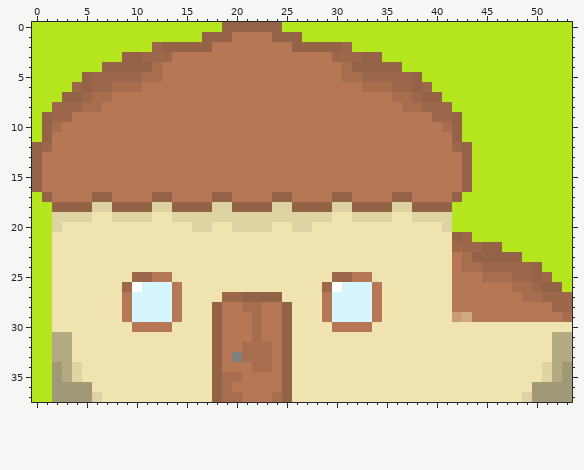
Two states of a pixel-art sprite, villa.png. The first picture shows the starting point.
The file is 54x38 pixels. Colours within 5 levels of each other are drawn and written as one.
And afterwards:
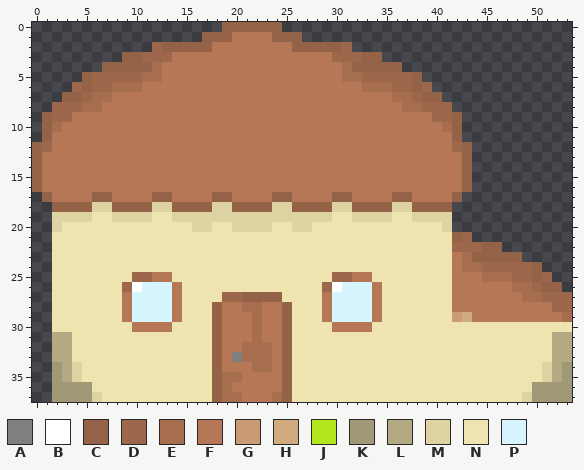
Palette (. is transparent): A #7f7f7f  B #ffffff  C #946246  D #9c674a  E #a66d4f  F #b57755  G #c99c74  H #d0ab80  J #b5e61d  K #a19976  L #b3aa83  M #ded4a3  N #efe4b0  P #d6f5ff
Diff:
@@ x 0..53 @@
- 0 JJJJJJJJJJJJJJJJJJJCCCCCCJJJJJJJJJJJJJJJJJJJJJJJJJJJJJ
- 1 JJJJJJJJJJJJJJJJJCCCFFFFCCCJJJJJJJJJJJJJJJJJJJJJJJJJJJ
- 2 JJJJJJJJJJJJDCCCCCFFFFFFFFCCCCCDJJJJJJJJJJJJJJJJJJJJJJ
- 3 JJJJJJJJJCCDDDFFFFFFFFFFFFFFFFDDDCCJJJJJJJJJJJJJJJJJJJ
- 4 JJJJJJJCCCCCEFFFFFFFFFFFFFFFFFFECCCCCJJJJJJJJJJJJJJJJJ
- 5 JJJJJCDDDDDEEFFFFFFFFFFFFFFFFFFEEDDDDDCJJJJJJJJJJJJJJJ
- 6 JJJJDCDDEEEFFFFFFFFFFFFFFFFFFFFFFEEEDDCDJJJJJJJJJJJJJJ
- 7 JJJCCDEEFFFFFFFFFFFFFFFFFFFFFFFFFFFFEEDCCJJJJJJJJJJJJJ
- 8 JJDDDEEFFFFFFFFFFFFFFFFFFFFFFFFFFFFFFEEDDDJJJJJJJJJJJJ
- 9 JCDDFFFFFFFFFFFFFFFFFFFFFFFFFFFFFFFFFFFFDDCJJJJJJJJJJJ
-10 JCEFFFFFFFFFFFFFFFFFFFFFFFFFFFFFFFFFFFFFFECJJJJJJJJJJJ
-11 JCFFFFFFFFFFFFFFFFFFFFFFFFFFFFFFFFFFFFFFFFCJJJJJJJJJJJ
-12 CDFFFFFFFFFFFFFFFFFFFFFFFFFFFFFFFFFFFFFFFFDCJJJJJJJJJJ
-13 CFFFFFFFFFFFFFFFFFFFFFFFFFFFFFFFFFFFFFFFFFFCJJJJJJJJJJ
-14 CFFFFFFFFFFFFFFFFFFFFFFFFFFFFFFFFFFFFFFFFFFCJJJJJJJJJJ
-15 CFFFFFFFFFFFFFFFFFFFFFFFFFFFFFFFFFFFFFFFFFFCJJJJJJJJJJ
-16 CFFFFFFFFFFFFFFFFFFFFFFFFFFFFFFFFFFFFFFFFFFCJJJJJJJJJJ
-17 JCFFFFCCFFFFCCFFFFCCFFFFCCFFFFCCFFFFCCFFFFCJJJJJJJJJJJ
-18 JJCCCCMMCCCCMMCCCCMMCCCCMMCCCCMMCCCCMMCCCCJJJJJJJJJJJJ
-19 JJMMMMNNMMMMNNMMMMMMMMMMMMMMMMNNMMMMNNMMMMJJJJJJJJJJJJ
-20 JJMNNNNNNNNNNNNNMMNNMMMMNNMMNNNNNNNNNNNNNMJJJJJJJJJJJJ
-21 JJNNNNNNNNNNNNNNNNNNNNNNNNNNNNNNNNNNNNNNNNCDJJJJJJJJJJ
-22 JJNNNNNNNNNNNNNNNNNNNNNNNNNNNNNNNNNNNNNNNNDDDCCJJJJJJJ
-23 JJNNNNNNNNNNNNNNNNNNNNNNNNNNNNNNNNNNNNNNNNFECCCCCJJJJJ
-24 JJNNNNNNNNNNNNNNNNNNNNNNNNNNNNNNNNNNNNNNNNFEEDDDDDCJJJ
-25 JJNNNNNNNNDDFFNNNNNNNNNNNNNNNNDDFFNNNNNNNNFFFEEEDDCDJJ
-26 JJNNNNNNNDBPPPFNNNNNNNNNNNNNNDBPPPFNNNNNNNFFFFFFEEDCCJ
-27 JJNNNNNNNFPPPPFNNNNDDCCCCNNNNFPPPPFNNNNNNNFFFFFFFEEDDD
-28 JJNNNNNNNFPPPPFNNNCFFEEFFCNNNFPPPPFNNNNNNNFFFFFFFFFFDD
-29 JJNNNNNNNFPPPPFNNNCFFFEFFCNNNFPPPPFNNNNNNNGHFFFFFFFFFE
-30 JJNNNNNNNNFFFFNNNNCFFFEFFCNNNNFFFFNNNNNNNNNNNNNNNNNNNN
-31 JJLLNNNNNNNNNNNNNNCFFFEFFCNNNNNNNNNNNNNNNNNNNNNNNNNNLL
-32 JJLLNNNNNNNNNNNNNNCFFEEEFCNNNNNNNNNNNNNNNNNNNNNNNNNNLL
-33 JJLLNNNNNNNNNNNNNNCFAEEEFCNNNNNNNNNNNNNNNNNNNNNNNNNNLL
-34 JJKLMNNNNNNNNNNNNNCFFFEEFCNNNNNNNNNNNNNNNNNNNNNNNNNMLK
-35 JJKLMNNNNNNNNNNNNNCEEFFFFCNNNNNNNNNNNNNNNNNNNNNNNNNMLK
-36 JJKKKKNNNNNNNNNNNNCEFFFFFCNNNNNNNNNNNNNNNNNNNNNNNNKKKK
-37 JJKKKKMNNNNNNNNNNNCEEFFFECNNNNNNNNNNNNNNNNNNNNNNNMKKKK
+ 0 ...................CCCCCC.............................
+ 1 .................CCCFFFFCCC...........................
+ 2 ............DCCCCCFFFFFFFFCCCCCD......................
+ 3 .........CCDDDFFFFFFFFFFFFFFFFDDDCC...................
+ 4 .......CCCCCEFFFFFFFFFFFFFFFFFFECCCCC.................
+ 5 .....CDDDDDEEFFFFFFFFFFFFFFFFFFEEDDDDDC...............
+ 6 ....DCDDEEEFFFFFFFFFFFFFFFFFFFFFFEEEDDCD..............
+ 7 ...CCDEEFFFFFFFFFFFFFFFFFFFFFFFFFFFFEEDCC.............
+ 8 ..DDDEEFFFFFFFFFFFFFFFFFFFFFFFFFFFFFFEEDDD............
+ 9 .CDDFFFFFFFFFFFFFFFFFFFFFFFFFFFFFFFFFFFFDDC...........
+10 .CEFFFFFFFFFFFFFFFFFFFFFFFFFFFFFFFFFFFFFFEC...........
+11 .CFFFFFFFFFFFFFFFFFFFFFFFFFFFFFFFFFFFFFFFFC...........
+12 CDFFFFFFFFFFFFFFFFFFFFFFFFFFFFFFFFFFFFFFFFDC..........
+13 CFFFFFFFFFFFFFFFFFFFFFFFFFFFFFFFFFFFFFFFFFFC..........
+14 CFFFFFFFFFFFFFFFFFFFFFFFFFFFFFFFFFFFFFFFFFFC..........
+15 CFFFFFFFFFFFFFFFFFFFFFFFFFFFFFFFFFFFFFFFFFFC..........
+16 CFFFFFFFFFFFFFFFFFFFFFFFFFFFFFFFFFFFFFFFFFFC..........
+17 .CFFFFCCFFFFCCFFFFCCFFFFCCFFFFCCFFFFCCFFFFC...........
+18 ..CCCCMMCCCCMMCCCCMMCCCCMMCCCCMMCCCCMMCCCC............
+19 ..MMMMNNMMMMNNMMMMMMMMMMMMMMMMNNMMMMNNMMMM............
+20 ..MNNNNNNNNNNNNNMMNNMMMMNNMMNNNNNNNNNNNNNM............
+21 ..NNNNNNNNNNNNNNNNNNNNNNNNNNNNNNNNNNNNNNNNCD..........
+22 ..NNNNNNNNNNNNNNNNNNNNNNNNNNNNNNNNNNNNNNNNDDDCC.......
+23 ..NNNNNNNNNNNNNNNNNNNNNNNNNNNNNNNNNNNNNNNNFECCCCC.....
+24 ..NNNNNNNNNNNNNNNNNNNNNNNNNNNNNNNNNNNNNNNNFEEDDDDDC...
+25 ..NNNNNNNNDDFFNNNNNNNNNNNNNNNNDDFFNNNNNNNNFFFEEEDDCD..
+26 ..NNNNNNNDBPPPFNNNNNNNNNNNNNNDBPPPFNNNNNNNFFFFFFEEDCC.
+27 ..NNNNNNNFPPPPFNNNNDDCCCCNNNNFPPPPFNNNNNNNFFFFFFFEEDDD
+28 ..NNNNNNNFPPPPFNNNCFFEEFFCNNNFPPPPFNNNNNNNFFFFFFFFFFDD
+29 ..NNNNNNNFPPPPFNNNCFFFEFFCNNNFPPPPFNNNNNNNGHFFFFFFFFFE
+30 ..NNNNNNNNFFFFNNNNCFFFEFFCNNNNFFFFNNNNNNNNNNNNNNNNNNNN
+31 ..LLNNNNNNNNNNNNNNCFFFEFFCNNNNNNNNNNNNNNNNNNNNNNNNNNLL
+32 ..LLNNNNNNNNNNNNNNCFFEEEFCNNNNNNNNNNNNNNNNNNNNNNNNNNLL
+33 ..LLNNNNNNNNNNNNNNCFAEEEFCNNNNNNNNNNNNNNNNNNNNNNNNNNLL
+34 ..KLMNNNNNNNNNNNNNCFFFEEFCNNNNNNNNNNNNNNNNNNNNNNNNNMLK
+35 ..KLMNNNNNNNNNNNNNCEEFFFFCNNNNNNNNNNNNNNNNNNNNNNNNNMLK
+36 ..KKKKNNNNNNNNNNNNCEFFFFFCNNNNNNNNNNNNNNNNNNNNNNNNKKKK
+37 ..KKKKMNNNNNNNNNNNCEEFFFECNNNNNNNNNNNNNNNNNNNNNNNMKKKK
Changed places in both pictures, as pixel boxes (x1, y1, x2, y2):
erased: (32, 22, 222, 142)
erased: (282, 22, 572, 292)
erased: (32, 192, 52, 402)
